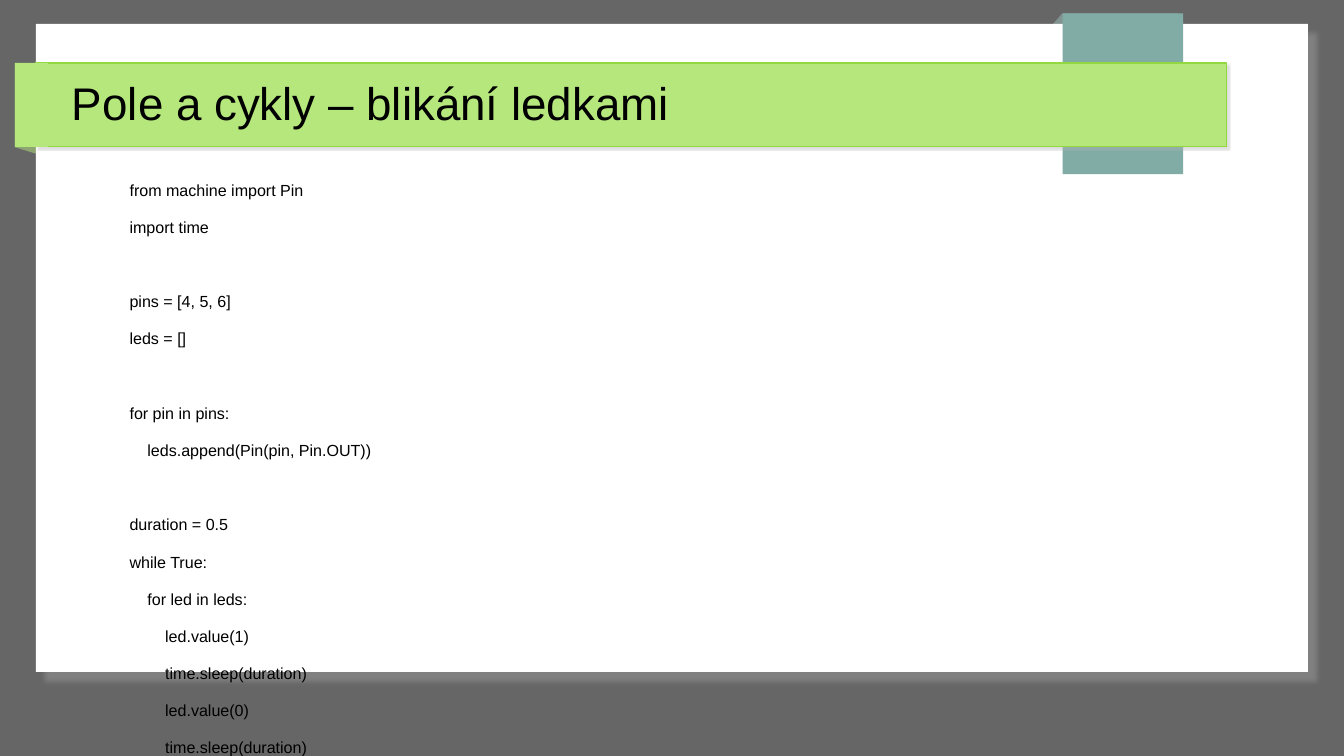
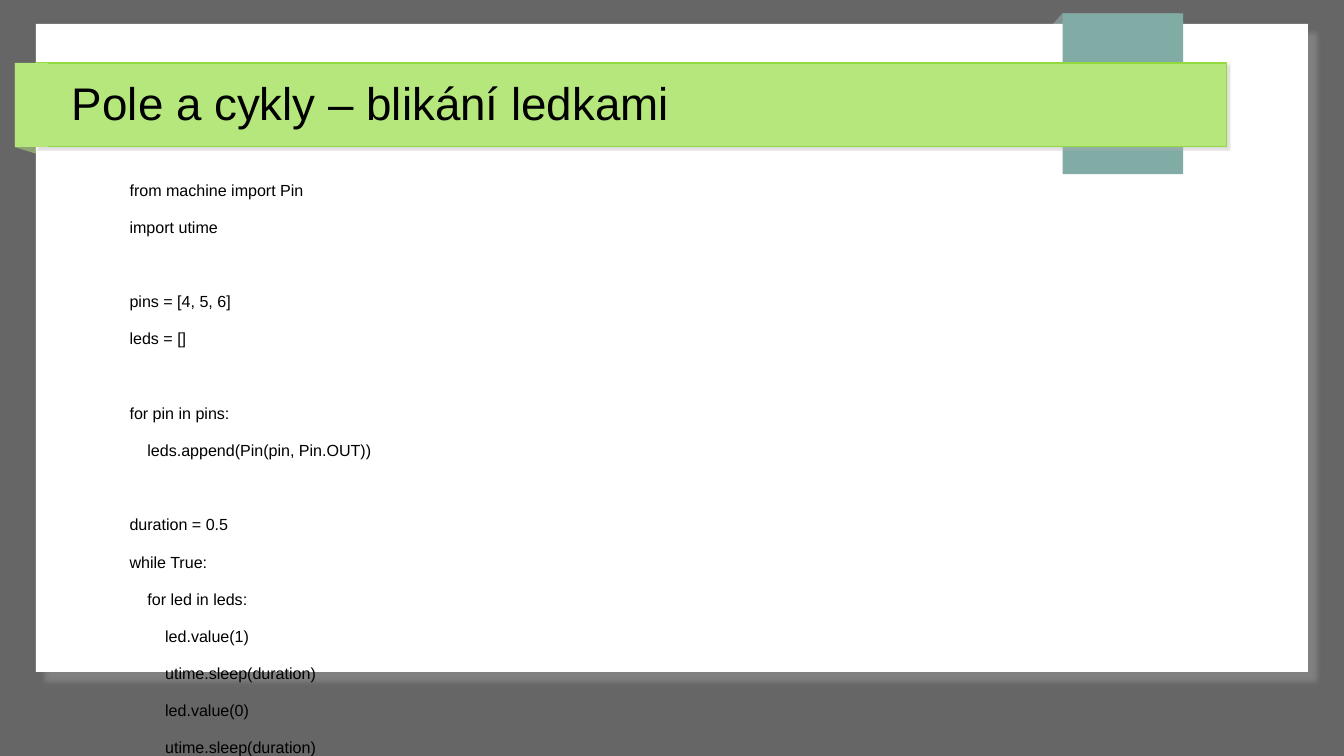
Before and after one commit to MartinPenicka/ArduinoDay, a slide deck: slide 16 of RaspberryPiPico_MicroPython_Introduction/prezentace/rpi_prezentace.odp (slide 12 before the commit). Drawn at 1344x756 pixels with LibreOffice and Linux fonts; fonts in the diff are those of the drawing. Boxes give left, top, right and bottom in pixels: in the first picture for what was removed or moved away, otherwise in the second. Text is boxed around its words. In the diff, an @@ line names an element or a change of style, - is before the commit and + after.

```diff
--- a/RaspberryPiPico_MicroPython_Introduction/prezentace/rpi_prezentace.odp
+++ b/RaspberryPiPico_MicroPython_Introduction/prezentace/rpi_prezentace.odp
@@ text at (130,221,218,237): text changed @@
-import time
+import utime
@@ text at (165,666,316,683): text changed @@
-time.sleep(duration)
+utime.sleep(duration)
@@ text at (165,741,316,756): text changed @@
-time.sleep(duration)
+utime.sleep(duration)
```
Also in this commit, not shown: 9 other slides changed, 5 slides added, 4 other files.
